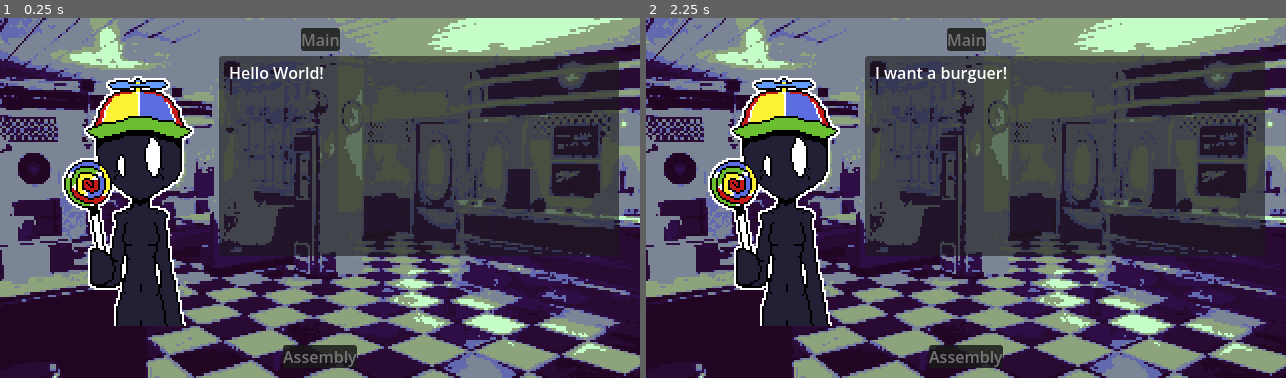
Above: before the commit, frames 1-2 (left to right).
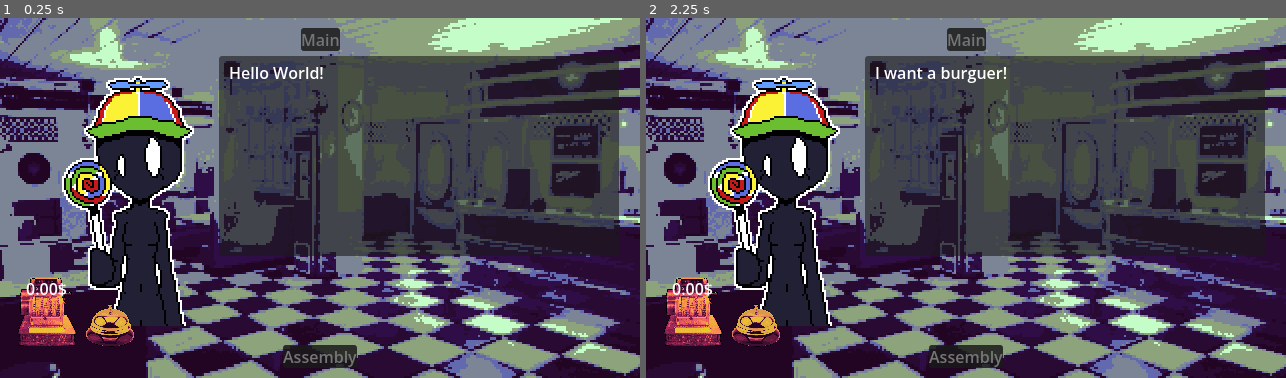
Above: after the commit, the same moments.

Repository: Ashiiru/the-worst-game-jam
Game: Godot game, scene res://Game/Scenes/game.tscn
The game is run twice, just before and just after one commit, with the same random seed, the same clock (stepped at 60 frames per second) and the same inputs. The engine's default icon, where the game draws it, is replaced by a stand-in: a white triangle on a blue panel in a dark square.
Inputs (mouse positions are in pixels of both pictures, inside the frame that each line leads up to):
- Up to frame 1 (0.25 s): no input
- Up to frame 2 (2.25 s): click (1062, 154) at 0.52 s; click (1062, 154) at 1.27 s; click (1062, 154) at 2.02 s

The runs differ from the first frame. In frame 1, 1.9% of the frame differs, in the area x 2-22%, y 72-92%; in frame 2, 1.9%.

Commit message:
half implemented order submission system

Diff:
--- a/Client/Resources/test_client.tres
+++ b/Client/Resources/test_client.tres
@@ -10,4 +10,10 @@
 name = "Silly V"
 species = 1
 dialogue = Array[String](["Hello World!", "I want a burguer!"])
+patience = 60.0
+dialogue_perfect = "Perfect!!!"
+dialogue_good = "Good!"
+dialogue_okay = "Okay, thank you."
+dialogue_bad = "That is not what I wanted..."
+dialogue_timeout = "You took too long! I'm leaving!"
 metadata/_custom_type_script = "uid://coil2gln6wkbt"
--- a/Client/Scenes/Client.tscn
+++ b/Client/Scenes/Client.tscn
@@ -1,7 +1,7 @@
 [gd_scene format=3 uid="uid://cca67gw1n6xvn"]
 
 [ext_resource type="Script" uid="uid://dhpfjkf72q3b1" path="res://Client/Scripts/client.gd" id="1_nppyt"]
-[ext_resource type="Texture2D" uid="uid://bkaisaovyo2jy" path="res://icon.svg" id="2_icrag"]
+[ext_resource type="Texture2D" uid="uid://bckhpvamcai7l" path="res://Client/Sprites/silly_small.png" id="2_icrag"]
 
 [node name="Client" type="Node2D" unique_id=1362351619]
 script = ExtResource("1_nppyt")
--- a/Client/Scripts/client.gd
+++ b/Client/Scripts/client.gd
@@ -6,5 +6,6 @@
 @export var client_resource : ClientResource
 
 
-func _ready() -> void:
+func update_resource(new_res : ClientResource) -> void:
+	client_resource = new_res
 	sprite.texture = client_resource.sprite
--- a/Client/Scripts/client_res.gd
+++ b/Client/Scripts/client_res.gd
@@ -3,6 +3,22 @@
 
 @export var sprite : Texture2D
 @export var name : String
+
+#Every species of client except for Human has its own language, at the start of a run
+#they are generated based on a cypher and remain consistent
 @export var species : Species.Species
+
 @export_multiline var dialogue : Array[String]
+
 @export var order : Array[IngredientRes]
+
+#The time the player will have to prepare this client's order. If more than half of this
+#time is used the order result will be penalized, if time ends it is an instant fail
+@export var patience : float
+
+#These lines are said when the order is delivered depending on the performance
+@export_multiline var dialogue_perfect : String
+@export_multiline var dialogue_good : String
+@export_multiline var dialogue_okay : String
+@export_multiline var dialogue_bad : String
+@export_multiline var dialogue_timeout : String
--- a/Game/Scenes/game.tscn
+++ b/Game/Scenes/game.tscn
@@ -8,6 +8,9 @@
 [ext_resource type="Resource" uid="uid://l30mj7v8h2hh" path="res://Ingredient/Resources/tomato.tres" id="4_7uvsw"]
 [ext_resource type="PackedScene" uid="uid://b7t5ejnhabcsv" path="res://DialogueBox/Scenes/DialogueBox.tscn" id="4_s1wwj"]
 [ext_resource type="Resource" uid="uid://eiiy8osg4lxs" path="res://Ingredient/Resources/lettuce.tres" id="4_xa23u"]
+[ext_resource type="PackedScene" uid="uid://cca67gw1n6xvn" path="res://Client/Scenes/Client.tscn" id="5_6vecx"]
+[ext_resource type="PackedScene" uid="uid://dypumwf8iopct" path="res://Register/Scenes/Register.tscn" id="5_tsnoo"]
+[ext_resource type="PackedScene" uid="uid://dvg6wyyk2pxrm" path="res://OrderBell/Scenes/OrderBell.tscn" id="7_7bp3t"]
 [ext_resource type="PackedScene" uid="uid://dmbgx7ed2hr33" path="res://ScreenSwapper/Scenes/ScreenSwapper.tscn" id="8_f7b1t"]
 
 [node name="Game" type="Node2D" unique_id=1152207749]
@@ -30,6 +33,20 @@
 offset_top = 38.0
 offset_right = 619.0
 offset_bottom = 238.0
+
+[node name="Client" parent="World" unique_id=1362351619 instance=ExtResource("5_6vecx")]
+
+[node name="Register" parent="World" unique_id=1478358835 instance=ExtResource("5_tsnoo")]
+offset_left = 12.0
+offset_top = 259.0
+offset_right = 82.0
+offset_bottom = 329.0
+
+[node name="OrderBell" parent="World" unique_id=1559986288 instance=ExtResource("7_7bp3t")]
+offset_left = 85.0
+offset_top = 286.0
+offset_right = 135.0
+offset_bottom = 336.0
 
 [node name="Burger" parent="World" unique_id=1648165308 instance=ExtResource("2_8se0m")]
 modulate = Color(1, 0.33333337, 0, 1)
--- a/Game/Scripts/game.gd
+++ b/Game/Scripts/game.gd
@@ -7,23 +7,26 @@
 @onready var screen_swapper_main: ScreenSwapper = $HUD/ScreenSwapperMain
 @onready var screen_swapper_assembly: ScreenSwapper = $HUD/ScreenSwapperAssembly
 
+@onready var client: Client = $World/Client
 @onready var dialogue_box: DialogueBox = $World/DialogueBox
 
+@onready var register: Register = $World/Register
+@onready var order_bell: OrderBell = $World/OrderBell
 
 @onready var burger: Burger = $World/Burger
 @onready var ingredient_container: IngredientContainer = $World/IngredientContainer
 @onready var ingredient_container_2: IngredientContainer = $World/IngredientContainer2
 
 
-
+var cash : float = 0.0
 var selected_ingredient : Ingredient = null
-
-var current_client : Client = null
 
 
 func _ready() -> void:
 	screen_swapper_main.selected.connect(_on_screen_swapper_selected)
 	screen_swapper_assembly.selected.connect(_on_screen_swapper_selected)
+
+	order_bell.selected.connect(_on_order_bell_selected)
 
 	burger.selected.connect(_on_burger_selected)
 	ingredient_container.selected.connect(_on_ingredient_selected)
@@ -34,17 +37,14 @@
 
 func add_client() -> void:
 	#TODO: missing code to pick out a random client
-	var new_client : Client = preload("res://Client/Scenes/Client.tscn").instantiate()
-	new_client.client_resource = preload("res://Client/Resources/test_client.tres")
-	current_client = new_client
+	client.update_resource(preload("res://Client/Resources/test_client.tres"))
 	#TODO: adding needs to place it in the right layer
-	world.add_child(new_client)
 	display_client_dialogue()
 
 
 func display_client_dialogue() -> void:
 	#TODO: missing cypher system
-	dialogue_box.store_dialogue(current_client.client_resource.dialogue)
+	dialogue_box.store_dialogue(client.client_resource.dialogue)
 
 
 func _on_screen_swapper_selected(location : String) -> void:
@@ -54,11 +54,22 @@
 		game_camera.move_to(new_location)
 
 
+func add_cash(amount : float) -> void:
+	cash += amount
+	register.set_cash(cash)
+
+
+func _on_order_bell_selected() -> void:
+	#TODO rate order based on burger contents and timer left
+	pass
+
+
 func select_ingredient(ingredientres : IngredientRes) -> void:
 	var new_ingredient : Ingredient = preload("res://Ingredient/Scenes/Ingredient.tscn").instantiate()
 	new_ingredient.ingredient_resource = ingredientres
 	selected_ingredient = new_ingredient
 	world.add_child(selected_ingredient)
+	add_cash(-selected_ingredient.ingredient_resource.cost)
 
 
 func clear_selected_ingredient() -> void:
--- a/Ingredient/Resources/lettuce.tres
+++ b/Ingredient/Resources/lettuce.tres
@@ -7,4 +7,5 @@
 script = ExtResource("1_uoe3c")
 sprite = ExtResource("2_phtlb")
 name = "Lettuce"
+cost = 0.1
 metadata/_custom_type_script = "uid://dmrp27rksh8s1"
--- a/Ingredient/Resources/tomato.tres
+++ b/Ingredient/Resources/tomato.tres
@@ -7,4 +7,5 @@
 script = ExtResource("1_sule1")
 sprite = ExtResource("2_5p83a")
 name = "Tomato"
+cost = 0.2
 metadata/_custom_type_script = "uid://dmrp27rksh8s1"
--- a/Ingredient/Scripts/ingredient_res.gd
+++ b/Ingredient/Scripts/ingredient_res.gd
@@ -3,3 +3,4 @@
 
 @export var sprite : Texture2D
 @export var name : String
+@export var cost : float
--- /dev/null
+++ b/OrderBell/Scenes/OrderBell.tscn
@@ -0,0 +1,21 @@
+[gd_scene format=3 uid="uid://dvg6wyyk2pxrm"]
+
+[ext_resource type="Script" uid="uid://mnsrwkj4cwui" path="res://OrderBell/Scripts/order_bell.gd" id="1_dqoms"]
+[ext_resource type="Texture2D" uid="uid://yql5avrginsr" path="res://OrderBell/Sprites/bell_temp.png" id="1_kq6iy"]
+
+[node name="OrderBell" type="PanelContainer" unique_id=1559986288]
+self_modulate = Color(1, 1, 1, 0)
+custom_minimum_size = Vector2(50, 50)
+script = ExtResource("1_dqoms")
+
+[node name="Srpite" type="TextureRect" parent="." unique_id=501307611]
+layout_mode = 2
+texture = ExtResource("1_kq6iy")
+expand_mode = 1
+stretch_mode = 4
+
+[node name="Button" type="Button" parent="." unique_id=113198623]
+self_modulate = Color(1, 1, 1, 0)
+layout_mode = 2
+
+[connection signal="pressed" from="Button" to="." method="_on_button_pressed"]
--- /dev/null
+++ b/OrderBell/Scripts/order_bell.gd
@@ -0,0 +1,8 @@
+class_name OrderBell
+extends PanelContainer
+
+signal selected
+
+
+func _on_button_pressed() -> void:
+	selected.emit()
--- /dev/null
+++ b/Register/Scenes/Register.tscn
@@ -0,0 +1,23 @@
+[gd_scene format=3 uid="uid://dypumwf8iopct"]
+
+[ext_resource type="Texture2D" uid="uid://qrb1ru6h61jx" path="res://Register/Sprites/register_temp.png" id="1_7gq7w"]
+[ext_resource type="Script" uid="uid://5gxy6r73osnm" path="res://Register/Scripts/register.gd" id="1_kcl0h"]
+
+[node name="Register" type="PanelContainer" unique_id=1478358835]
+self_modulate = Color(1, 1, 1, 0)
+custom_minimum_size = Vector2(70, 70)
+offset_right = 1.0
+offset_bottom = 23.0
+script = ExtResource("1_kcl0h")
+
+[node name="Sprite" type="TextureRect" parent="." unique_id=1176846643]
+layout_mode = 2
+texture = ExtResource("1_7gq7w")
+expand_mode = 1
+stretch_mode = 4
+
+[node name="Label" type="RichTextLabel" parent="." unique_id=983333945]
+layout_mode = 2
+bbcode_enabled = true
+text = "0.00$"
+horizontal_alignment = 1
--- /dev/null
+++ b/Register/Scripts/register.gd
@@ -0,0 +1,7 @@
+class_name Register
+extends PanelContainer
+
+@onready var label: RichTextLabel = $Label
+
+func set_cash(amount : float) -> void:
+	label.text = str(amount) + "$"
--- a/project.godot
+++ b/project.godot
@@ -19,6 +19,7 @@
 
 window/size/viewport_width=640
 window/size/viewport_height=360
+window/size/mode=3
 window/stretch/mode="canvas_items"
 window/stretch/scale_mode="integer"
 
@@ -43,3 +44,5 @@
 
 textures/canvas_textures/default_texture_filter=0
 rendering_device/driver.windows="d3d12"
+renderer/rendering_method="gl_compatibility"
+renderer/rendering_method.mobile="gl_compatibility"
Not shown, added: OrderBell/Scripts/order_bell.gd.uid
Binary file added: OrderBell/Sprites/bell_temp.png
Not shown, added: OrderBell/Sprites/bell_temp.png.import
Not shown, added: Register/Scripts/register.gd.uid
Binary file added: Register/Sprites/register_temp.png
Not shown, added: Register/Sprites/register_temp.png.import
